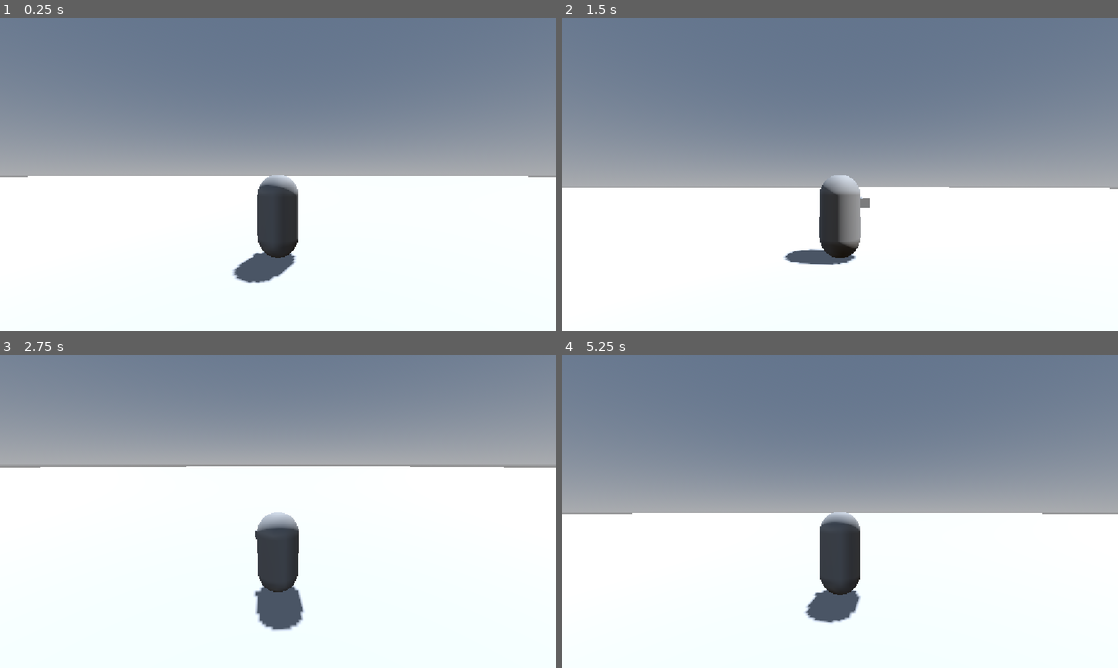
Above: before the commit, frames 1-4 (two rows, left to right).
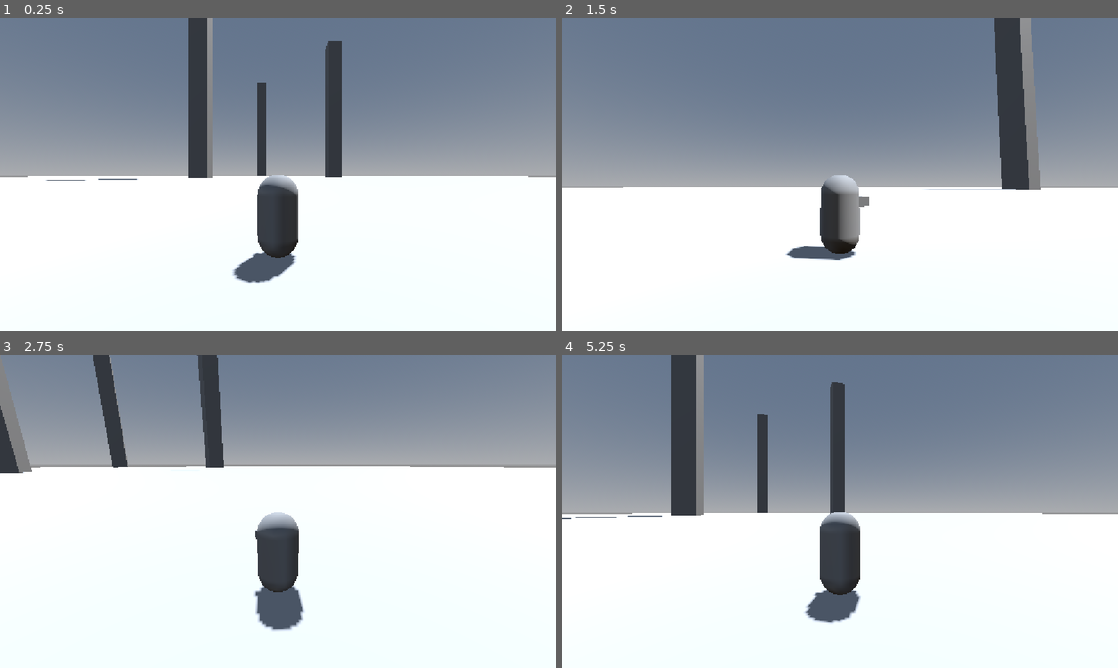
Above: after the commit, the same moments.

Repository: aLittleTooQuiet/godot-third-person-controller
Game: Godot game, scene res://main.tscn
Same seed, same stepped clock (60 frames per second), same inputs: the game is played once before the commit and once after it.
Inputs (mouse positions are in pixels of both pictures, inside the frame that each line leads up to):
- Up to frame 1 (0.25 s): no input
- Up to frame 2 (1.5 s): tap Enter (ui_accept) at 0.5, 0.77, 1.25 s; move the mouse to (867, 174) at 0.52 s; hold Up (ui_up) from 0.53 s (still down); move the mouse to (812, 174) at 1.27 s
- Up to frame 3 (2.75 s): keep holding Up (ui_up); tap Enter (ui_accept) at 1.52, 2 s; move the mouse to (289, 505) at 2.02 s
- Up to frame 4 (5.25 s): keep holding Up (ui_up); tap Enter (ui_accept) at 2.75, 3.02, 3.5, 3.77, 4.25, 4.52 s; move the mouse to (834, 517) at 2.77 s; move the mouse to (878, 514) at 3.52 s; move the mouse to (795, 508) at 4.27 s; move the mouse to (845, 511) at 5.02 s

The runs differ from the first frame. In frame 1, 3.9% of the frame differs, in the area x 8-62%, y 0-52%; in frame 2, 4.1%; in frame 3, 3.2%; in frame 4, 4.5%, in the area x 0-51%, y 0-53%.

Commit message:
Increase FOV as the camera looks up

Diff:
--- a/main.tscn
+++ b/main.tscn
@@ -23,6 +23,9 @@
 
 [sub_resource type="WorldBoundaryShape3D" id="WorldBoundaryShape3D_uq3xw"]
 
+[sub_resource type="BoxMesh" id="BoxMesh_uq3xw"]
+size = Vector3(10, 100, 10)
+
 [node name="Main" type="Node3D" unique_id=152015881]
 
 [node name="WorldEnvironment" type="WorldEnvironment" parent="." unique_id=113014109]
@@ -35,12 +38,26 @@
 [node name="Player" parent="." unique_id=1558574974 instance=ExtResource("1_ig7tw")]
 transform = Transform3D(1, 0, 0, 0, 1, 0, 0, 0, 1, 0, 1, 0)
 
-[node name="StaticBody3D" type="StaticBody3D" parent="." unique_id=75996463]
+[node name="Node" type="Node" parent="." unique_id=1048274564]
+
+[node name="StaticBody3D" type="StaticBody3D" parent="Node" unique_id=75996463]
 physics_material_override = SubResource("PhysicsMaterial_uq3xw")
 
-[node name="floor" type="MeshInstance3D" parent="StaticBody3D" unique_id=1126532208]
+[node name="floor" type="MeshInstance3D" parent="Node/StaticBody3D" unique_id=1126532208]
 material_override = SubResource("StandardMaterial3D_op3sa")
 mesh = SubResource("PlaneMesh_uq3xw")
 
-[node name="CollisionShape3D" type="CollisionShape3D" parent="StaticBody3D" unique_id=1957499806]
+[node name="CollisionShape3D" type="CollisionShape3D" parent="Node/StaticBody3D" unique_id=1957499806]
 shape = SubResource("WorldBoundaryShape3D_uq3xw")
+
+[node name="MeshInstance3D" type="MeshInstance3D" parent="Node" unique_id=494399818]
+transform = Transform3D(1, 0, 0, 0, 1, 0, 0, 0, 1, -18.062668, 50, -219.63513)
+mesh = SubResource("BoxMesh_uq3xw")
+
+[node name="MeshInstance3D2" type="MeshInstance3D" parent="Node" unique_id=447228694]
+transform = Transform3D(1, 0, 0, 0, 1, 0, 0, 0, 1, 41.97632, 50, -149.25436)
+mesh = SubResource("BoxMesh_uq3xw")
+
+[node name="MeshInstance3D3" type="MeshInstance3D" parent="Node" unique_id=1205341218]
+transform = Transform3D(1, 0, 0, 0, 1, 0, 0, 0, 1, -43.898514, 50, -111.3351)
+mesh = SubResource("BoxMesh_uq3xw")
--- a/player/player.gd
+++ b/player/player.gd
@@ -5,7 +5,7 @@
 @export var camera_tilt_min: float = -60.0
 @export var camera_tilt_max: float = 30.0
 @export var default_fov: float = 75.0
-@export var fov_max: float = 90.0
+@export var fov_max: float = 80.0
 
 @onready var pivot_horizontal: Node3D = %PivotHorizontal
 @onready var pivot_vertical: Node3D = %PivotVertical
@@ -45,13 +45,21 @@
 
 func _input(event: InputEvent) -> void:
 	if Input.mouse_mode == Input.MOUSE_MODE_CAPTURED and event is InputEventMouseMotion:
+		var cam_min_angle_rads := deg_to_rad(camera_tilt_min)
+		var cam_max_angle_rads := deg_to_rad(camera_tilt_max)
 		pivot_vertical.rotation.x += event.relative.y * mouse_v_sensitivity
 		pivot_vertical.rotation.x = clampf(
 			pivot_vertical.rotation.x,
-			deg_to_rad(camera_tilt_min),
-			deg_to_rad(camera_tilt_max)
+			cam_min_angle_rads,
+			cam_max_angle_rads
 			)
-		print(pivot_vertical.rotation.x)
+
+		# Increase FOV as the camera looks up
+		if pivot_vertical.rotation.x > 0:
+			var fov_max_ratio = 1 - (cam_max_angle_rads - pivot_vertical.rotation.x)
+			camera.fov = default_fov + ((fov_max - default_fov) * fov_max_ratio)
+		else:
+			camera.fov = default_fov
 		pivot_horizontal.rotation.y += -event.relative.x * mouse_h_sensitivity
 
 
